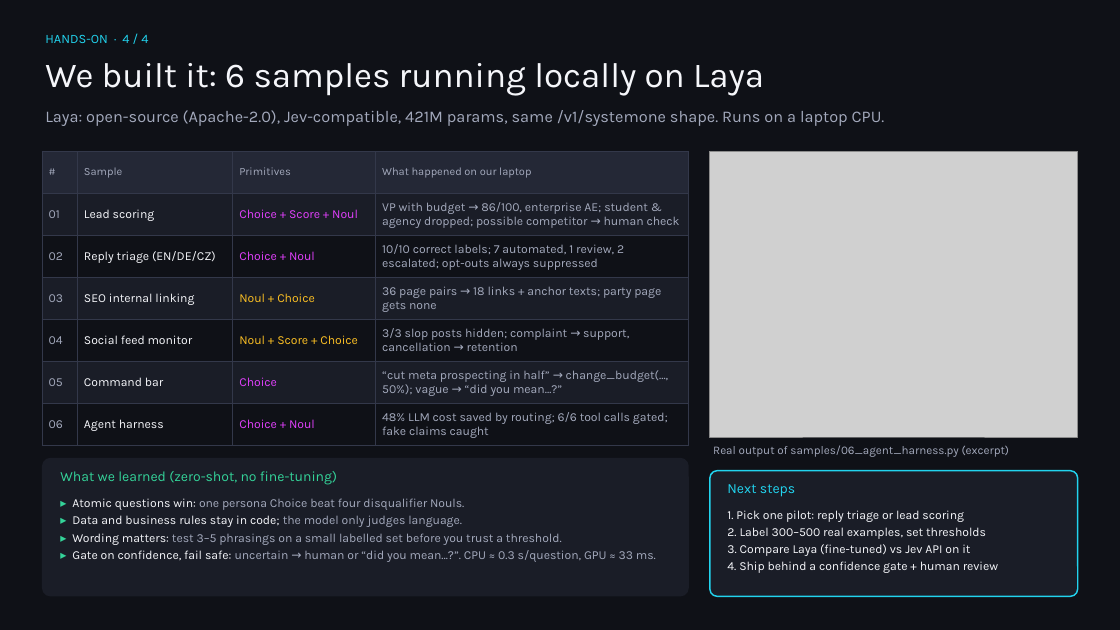
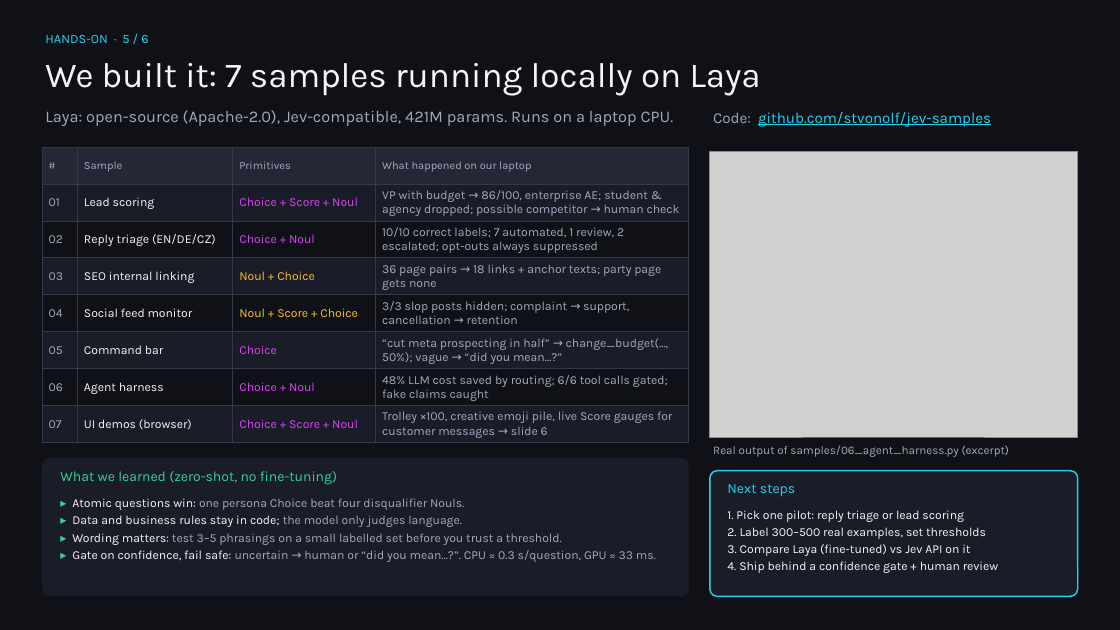
Before and after one commit to stvonolf/jev-samples, a slide deck: slide 5 of presentation/Jev_Team_Overview.pptx (slide 4 before the commit). Drawn at 1120x630 pixels with LibreOffice and Linux fonts; fonts in the diff are those of the drawing; grey boxes stand for pictures. Boxes give left, top, right and bottom in pixels: in the first picture for what was removed or moved away, otherwise in the second. Text is boxed around its words. In the diff, an @@ line names an element or a change of style, - is before the commit and + after.

```diff
--- a/presentation/Jev_Team_Overview.pptx
+++ b/presentation/Jev_Team_Overview.pptx
@@ text at bbox=[45, 35, 148, 43]: text changed @@
-HANDS-ON · 4 / 4
+HANDS-ON · 5 / 6
@@ text at bbox=[45, 63, 761, 96]: text changed @@
-We built it: 6 samples running locally on Laya
+We built it: 7 samples running locally on Laya
@@ text at bbox=[45, 110, 674, 126]: text changed @@
-Laya: open-source (Apache-2.0), Jev-compatible, 421M params, same /v1/systemone shape. Runs on a laptop CPU.
+Laya: open-source (Apache-2.0), Jev-compatible, 421M params. Runs on a laptop CPU.
@@ text added at bbox=[713, 112, 991, 127], 13 pt, text #22D3EE, underline @@
+Code: github.com/stvonolf/jev-samples
@@ table at bbox=[42, 147, 689, 443] @@
+row 8: 07 | UI demos (browser) | Choice + Score + Noul | Trolley ×100, creative emoji pile, live Score gauges for customer messages → slide 6
@@ table: place and size @@
-table at bbox=[42, 151, 689, 445]
+table at bbox=[42, 147, 689, 443]
```
Also in this commit, not shown: 3 other slides changed, 2 slides added, 15 other files.
